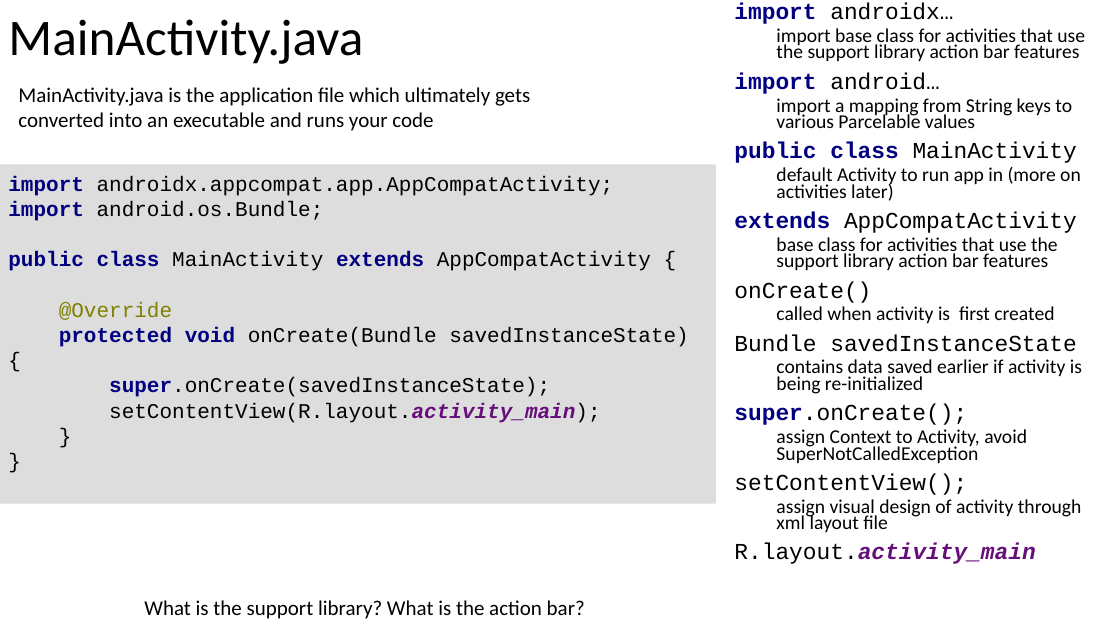
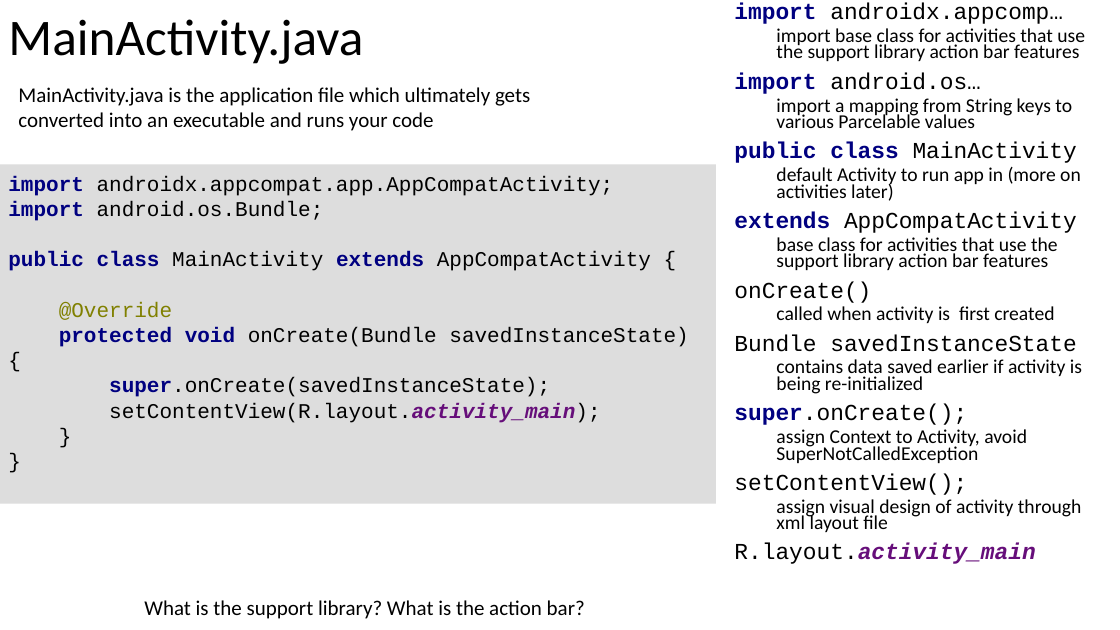
Before and after one commit to russellu/cs230, a slide deck: slide 15 of Lecture_HelloWorld.pptx (slide 6 before the commit). Drawn at 1120x630 pixels with LibreOffice and Linux fonts; fonts in the diff are those of the drawing. Boxes give left, top, right and bottom in pixels: in the first picture for what was removed or moved away, otherwise in the second. Text is boxed around its words. In the diff, an @@ line names an element or a change of style, - is before the commit and + after.

```diff
--- a/Lecture_HelloWorld.pptx
+++ b/Lecture_HelloWorld.pptx
@@ text at (x1=734, y1=3, x2=1063, y2=24): text changed @@
-import androidx…
+import androidx.appcomp…
@@ text at (x1=734, y1=72, x2=981, y2=94): text changed @@
-import android…
+import android.os…
```
Also in this commit, not shown: 3 other slides changed, 13 slides added, 10 slides removed, 3 other files.
